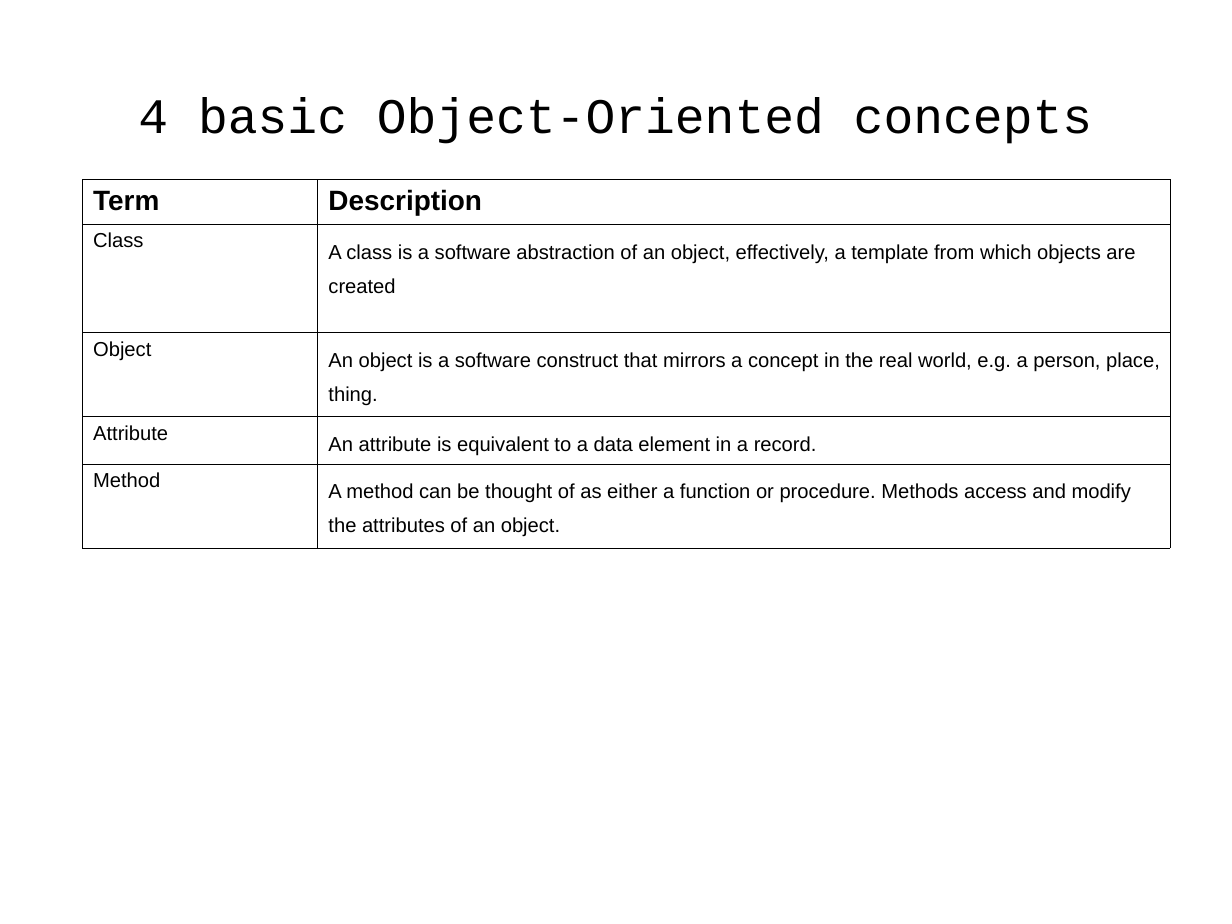
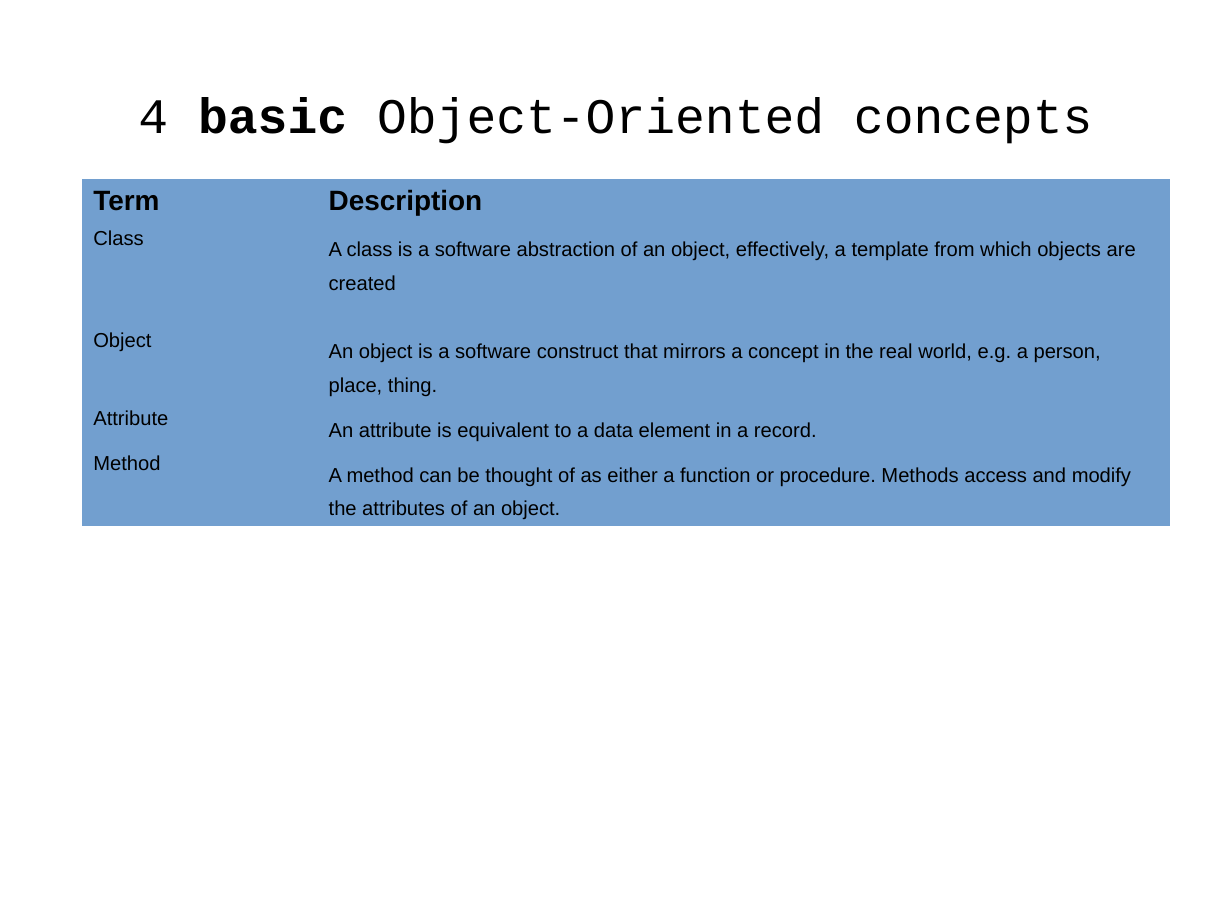
Before and after one commit to j-avdeev/EnterpriseSystemsDevelopment, a slide deck: slide 5 of Lec5 - UML-Requirements-Use Case/Enterprise System Development - lec day5 - UML-Requirements-Use Case.odp (slide 4 before the commit). Drawn at 1232x924 pixels with LibreOffice and Linux fonts; fonts in the diff are those of the drawing. Boxes give left, top, right and bottom in pixels: in the first picture for what was removed or moved away, otherwise in the second. Text is boxed around its words. In the diff, an @@ line names an element or a change of style, - is before the commit and + after.

```diff
--- a/Lec5 - UML-Requirements-Use Case/Enterprise System Development - lec day5 - UML-Requirements-Use Case.odp
+++ b/Lec5 - UML-Requirements-Use Case/Enterprise System Development - lec day5 - UML-Requirements-Use Case.odp
@@ title "4 basic Object-Oriented concepts" at box(138, 97, 1092, 144): bold on in "basic" @@
@@ table at box(83, 179, 1172, 523) @@
@@ fill none to #729FCF in 10 cells @@
@@ borders changed @@
```
Also in this commit, not shown: 18 other slides changed, 1 slide added, 1 other file.
